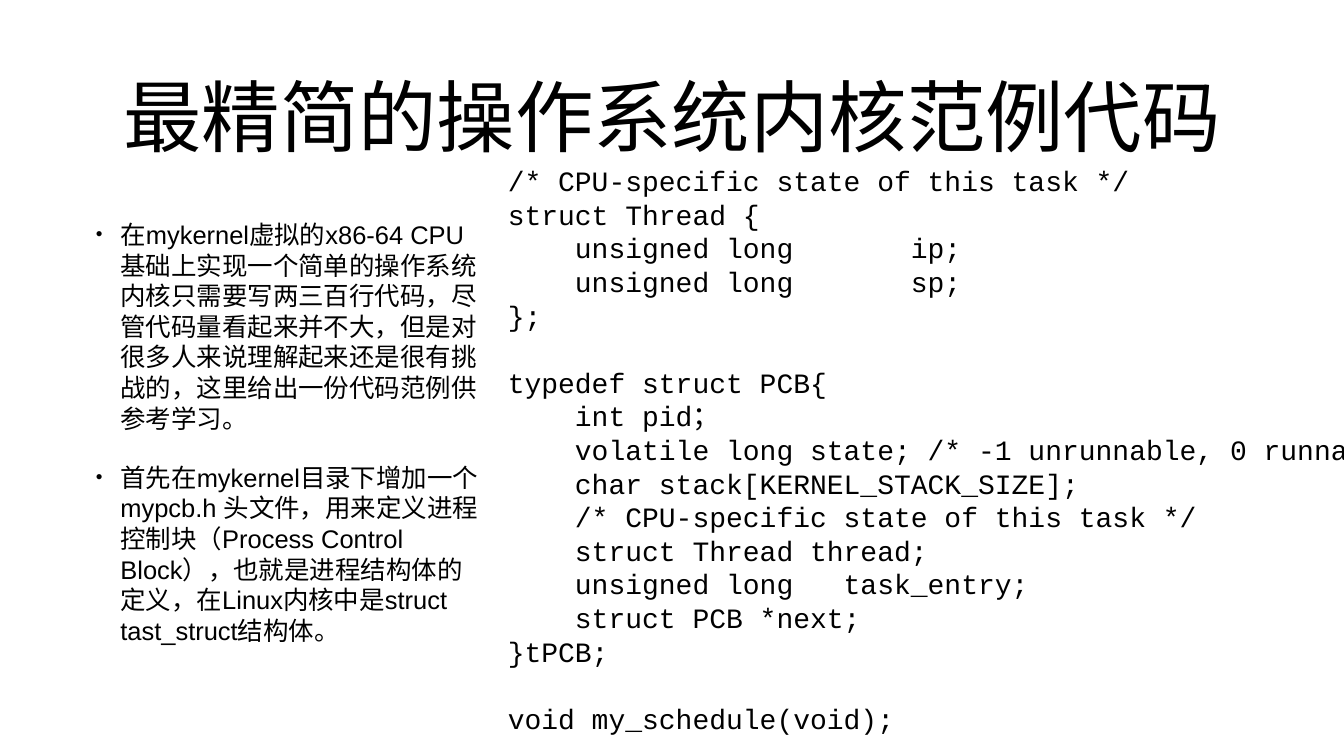
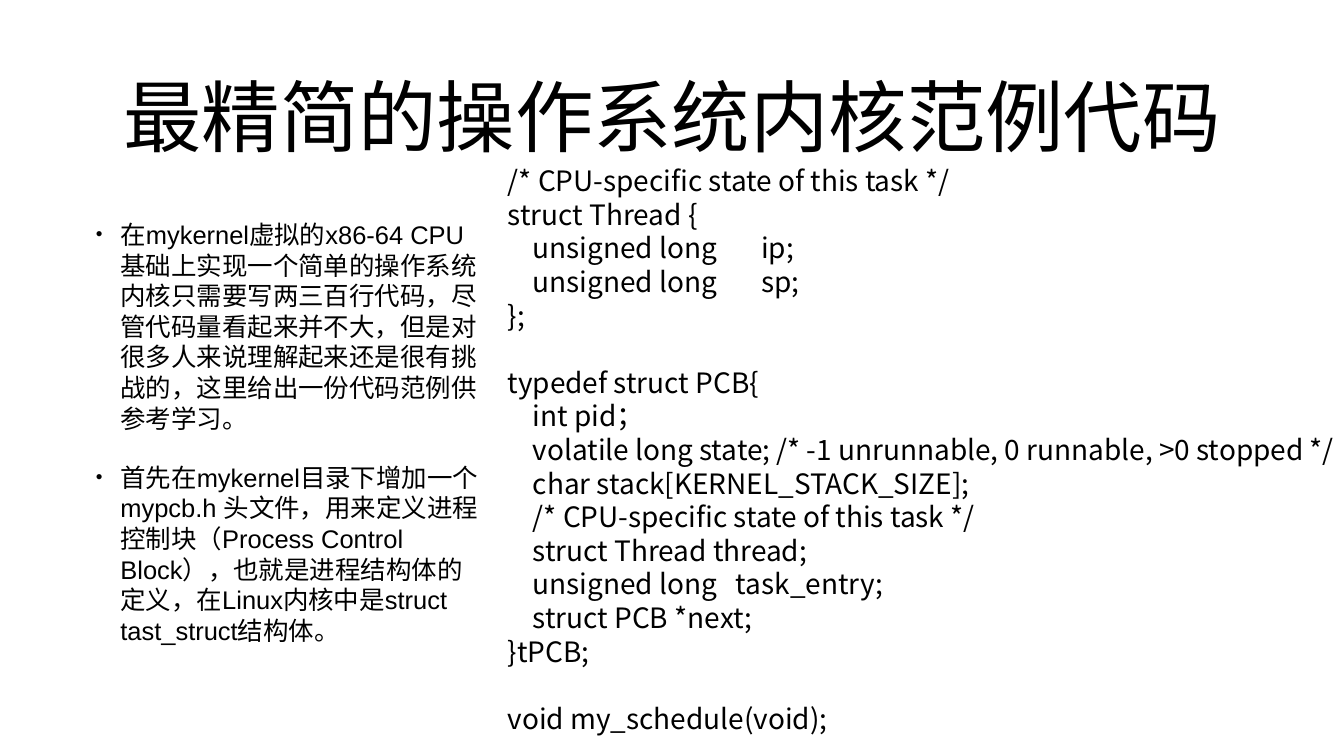
Before and after one commit to mengning/linuxkernel, a slide deck: slide 107 of ppt/2-计算机系统的基本工作原理.pptx (slide 108 before the commit). Drawn at 1344x756 pixels with LibreOffice and Linux fonts; fonts in the diff are those of the drawing. Boxes give left, top, right and bottom in pixels: in the first picture for what was removed or moved away, otherwise in the second. Text is boxed around its words. In the diff, an @@ line names an element or a change of style, - is before the commit and + after.

```diff
--- a/ppt/2-计算机系统的基本工作原理.pptx
+++ b/ppt/2-计算机系统的基本工作原理.pptx
@@ text "/* CPU-specific state of this ..." at box(508, 168, 1303, 736): font Courier New to Noto Sans CJK SC @@
```
Also in this commit, not shown: 9 other slides changed, 1 slide added, 2 slides removed.
